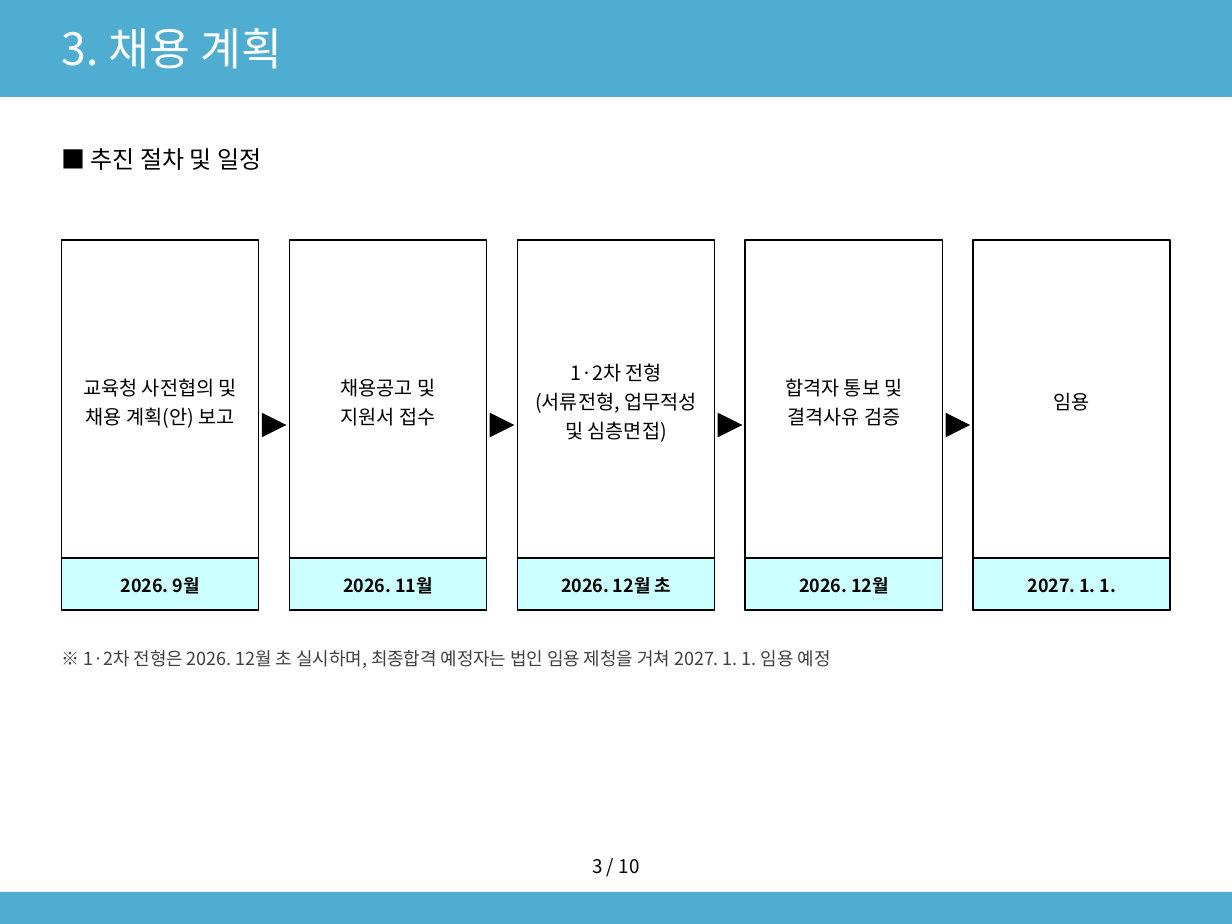
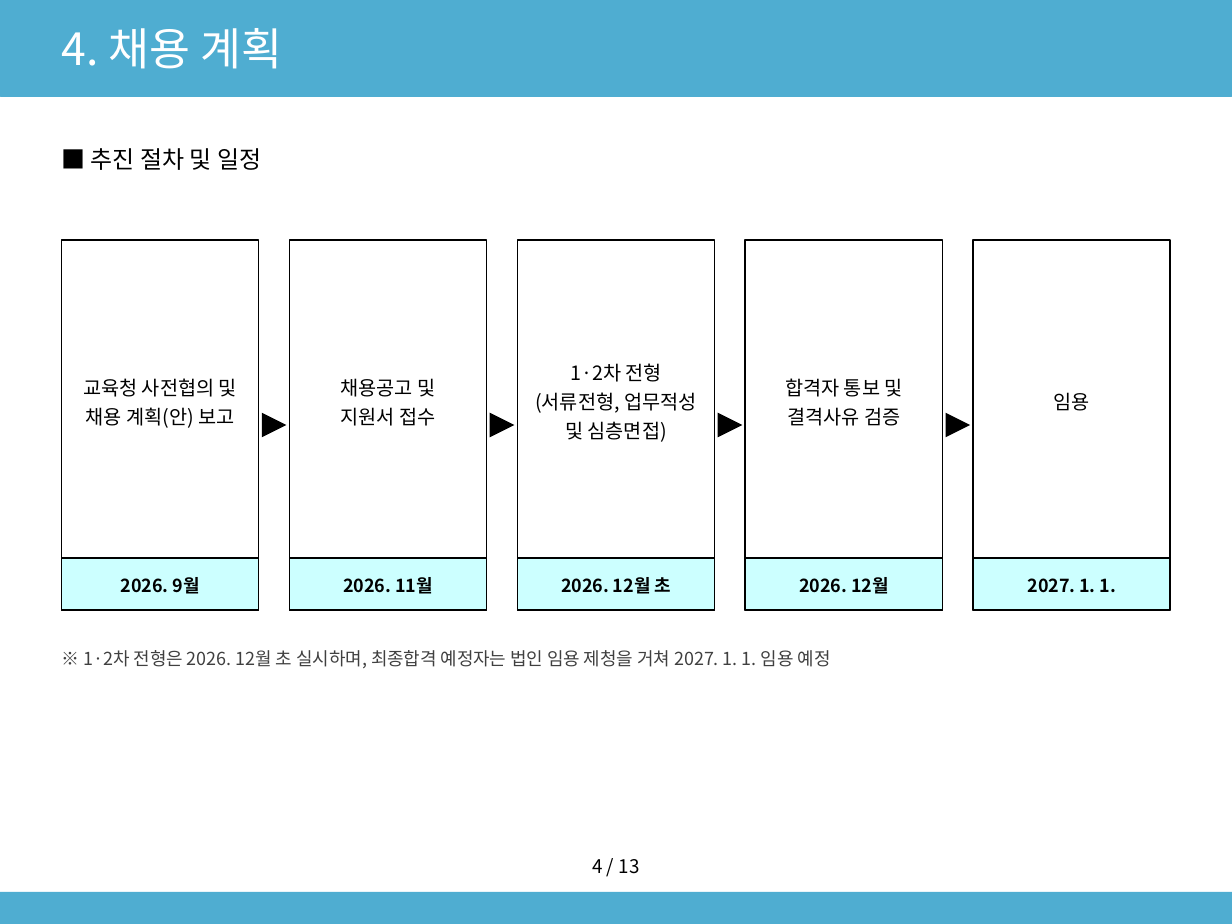
Before and after one commit to sogood459-max/miracle-guy, a slide deck: slide 6 of docs/2027년_사무직원_채용계획안.pptx (slide 5 before the commit). Drawn at 1232x924 pixels with LibreOffice and Linux fonts; fonts in the diff are those of the drawing. Boxes give left, top, right and bottom in pixels: in the first picture for what was removed or moved away, otherwise in the second. Text is boxed around its words. In the diff, an @@ line names an element or a change of style, - is before the commit and + after.

```diff
--- a/docs/2027년_사무직원_채용계획안.pptx
+++ b/docs/2027년_사무직원_채용계획안.pptx
@@ text at <box>62,28,282,69</box>: text changed @@
-3. 채용 계획
+4. 채용 계획
@@ text at <box>592,859,640,874</box>: text changed @@
-3 / 10
+4 / 13
```
Also in this commit, not shown: 10 other slides changed, 3 slides added, 1 other file.
